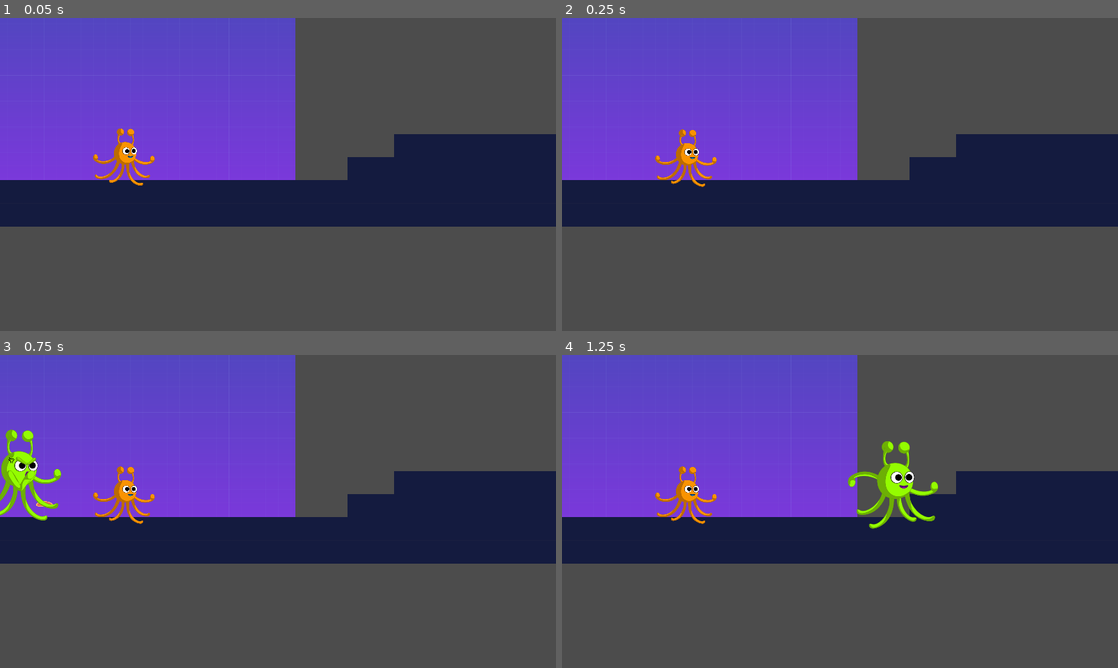
Above: before the commit, frames 1-4 (two rows, left to right).
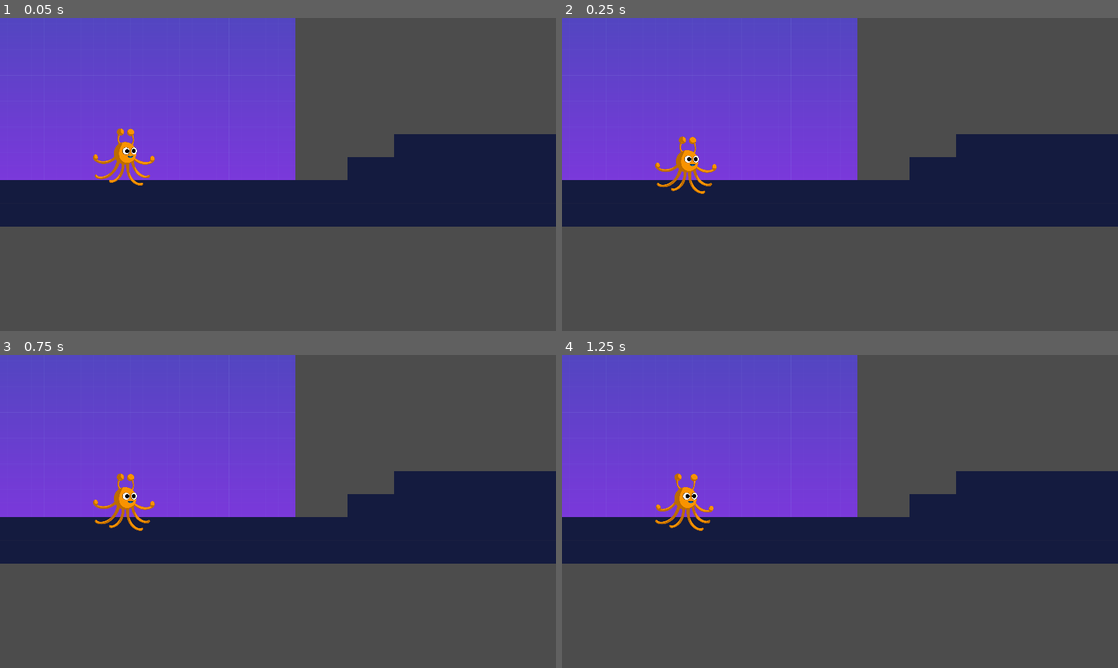
Above: after the commit, the same moments.

Repository: kigari94/IAS
Game: Godot game, scene res://src/Levels/Level01.tscn
The game is run twice, just before and just after one commit, with the same random seed, the same clock (stepped at 60 frames per second) and the same inputs. This scene is started directly instead of the project's main scene.
Inputs:
- Up to frame 1 (0.05 s): no input
- Up to frame 2 (0.25 s): no input
- Up to frame 3 (0.75 s): hold D (move_right) from 0.53 s (still down); hold Space (attack) from 0.53 s (still down)
- Up to frame 4 (1.25 s): keep holding D (move_right); keep holding Space (attack); tap W (jump) at 0.77 s

Frame 1 is identical in both runs. In frame 2, 0.8% of the frame differs, in the area x 16-28%, y 35-57%; in frame 3, 2.1%; in frame 4, 2.2%, in the area x 16-68%, y 27-57%.
Error after the commit: Attempt to call function 'set_target' in base 'null instance' on a null instance. (res://src/Actors/Player.gd:126)

Commit message:
adjusting player collider

Diff:
--- a/src/Actors/Player.gd
+++ b/src/Actors/Player.gd
@@ -149,7 +149,7 @@
 	for y in range(3000,3030):
 		print(is_on_floor())
 		if is_on_floor() == false:
-			print("hello")
+			print("not on floor")
 			break
 		self.position = Vector2(new_position.x,-y)
 	input_enabled = true
--- a/src/Actors/Player.tscn
+++ b/src/Actors/Player.tscn
@@ -1,34 +1,17 @@
-[gd_scene load_steps=15 format=2]
+[gd_scene load_steps=13 format=2]
 
 [ext_resource path="res://src/Actors/Player.gd" type="Script" id=1]
 [ext_resource path="res://assets/player.png" type="Texture" id=2]
-[ext_resource path="res://assets/Animations/Player/fight/fight/fight_spritesheet_small.png" type="Texture" id=3]
 [ext_resource path="res://assets/Animations/Player/SpriteSheet_Player_1.png" type="Texture" id=4]
 
 [sub_resource type="OccluderPolygon2D" id=1]
 polygon = PoolVector2Array( -47.7193, -80.1353, -45.552, -86.1556, -40.2541, -93.1392, -32.7889, -96.9922, 32.4715, -96 …(218 unchanged characters)…
 
 [sub_resource type="RectangleShape2D" id=2]
-extents = Vector2( 40, 41 )
+extents = Vector2( 49.5, 65.5 )
 
 [sub_resource type="RectangleShape2D" id=3]
-extents = Vector2( 45.6478, 41.7715 )
-
-[sub_resource type="Animation" id=4]
-resource_name = "Attack_Animation"
-length = 0.65
-tracks/0/type = "value"
-tracks/0/path = NodePath("Attack:frame")
-tracks/0/interp = 1
-tracks/0/loop_wrap = true
-tracks/0/imported = false
-tracks/0/enabled = true
-tracks/0/keys = {
-"times": PoolRealArray( 0, 0.1, 0.2, 0.3, 0.4, 0.5, 0.6 ),
-"transitions": PoolRealArray( 1, 1, 1, 1, 1, 1, 1 ),
-"update": 1,
-"values": [ 1, 2, 3, 4, 3, 2, 1 ]
-}
+extents = Vector2( 65.5, 80 )
 
 [sub_resource type="Animation" id=9]
 resource_name = "Death_Animation"
@@ -94,24 +77,12 @@
 [sub_resource type="Animation" id=5]
 length = 0.001
 tracks/0/type = "value"
-tracks/0/path = NodePath("Attack:frame")
+tracks/0/path = NodePath("PlayerAnimation:frame")
 tracks/0/interp = 1
 tracks/0/loop_wrap = true
 tracks/0/imported = false
 tracks/0/enabled = true
 tracks/0/keys = {
-"times": PoolRealArray( 0 ),
-"transitions": PoolRealArray( 1 ),
-"update": 0,
-"values": [ 0 ]
-}
-tracks/1/type = "value"
-tracks/1/path = NodePath("PlayerAnimation:frame")
-tracks/1/interp = 1
-tracks/1/loop_wrap = true
-tracks/1/imported = false
-tracks/1/enabled = true
-tracks/1/keys = {
 "times": PoolRealArray( 0 ),
 "transitions": PoolRealArray( 1 ),
 "update": 0,
@@ -149,7 +120,7 @@
 occluder = SubResource( 1 )
 
 [node name="CollisionShape2D" type="CollisionShape2D" parent="."]
-position = Vector2( 0, -41 )
+position = Vector2( -9.5, -65.5 )
 shape = SubResource( 2 )
 
 [node name="DangerDetector" type="Area2D" parent="."]
@@ -159,7 +130,7 @@
 
 [node name="CollisionShape2D" type="CollisionShape2D" parent="DangerDetector"]
 modulate = Color( 0.337255, 0.223529, 1, 1 )
-position = Vector2( 0, -48 )
+position = Vector2( -8.5, -64 )
 shape = SubResource( 3 )
 
 [node name="Timer" type="Timer" parent="."]
@@ -171,15 +142,8 @@
 [node name="WeaponAnchorPoint" type="Node2D" parent="WeaponSpawnLocation"]
 position = Vector2( 78, 2 )
 
-[node name="Attack" type="Sprite" parent="."]
-visible = false
-texture = ExtResource( 3 )
-offset = Vector2( 0, -150 )
-hframes = 5
-
 [node name="AnimationPlayer" type="AnimationPlayer" parent="."]
 playback_speed = 2.0
-anims/Attack_Animation = SubResource( 4 )
 anims/Death_Animation = SubResource( 9 )
 anims/Fight_Animation = SubResource( 7 )
 anims/Idle_Animation = SubResource( 10 )
--- a/src/Actors/Player2.tscn
+++ b/src/Actors/Player2.tscn
@@ -8,10 +8,10 @@
 polygon = PoolVector2Array( -47.7193, -80.1353, -45.552, -86.1556, -40.2541, -93.1392, -32.7889, -96.9922, 32.4715, -96 …(218 unchanged characters)…
 
 [sub_resource type="RectangleShape2D" id=2]
-extents = Vector2( 40, 41 )
+extents = Vector2( 32, 41 )
 
 [sub_resource type="RectangleShape2D" id=3]
-extents = Vector2( 45.6478, 41.7715 )
+extents = Vector2( 42, 50.5 )
 
 [sub_resource type="Animation" id=10]
 resource_name = "Death_Animation"
@@ -125,7 +125,7 @@
 occluder = SubResource( 1 )
 
 [node name="CollisionShape2D" type="CollisionShape2D" parent="."]
-position = Vector2( 0, -41 )
+position = Vector2( 4, -65.5 )
 shape = SubResource( 2 )
 
 [node name="DangerDetector" type="Area2D" parent="."]
@@ -134,7 +134,7 @@
 
 [node name="CollisionShape2D" type="CollisionShape2D" parent="DangerDetector"]
 modulate = Color( 0.337255, 0.223529, 1, 1 )
-position = Vector2( 0, -48 )
+position = Vector2( 5, -60.5 )
 shape = SubResource( 3 )
 
 [node name="Timer" type="Timer" parent="."]
